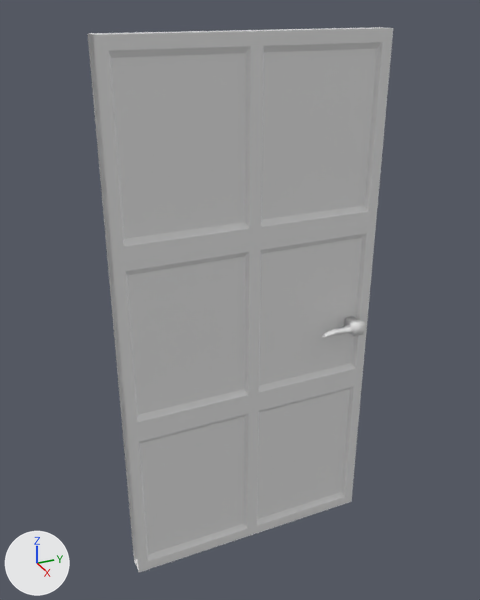
The FBX model Assets/Assets/Models/Door/Door.fbx as it was, and as the next commit left it.
Camera for both pictures: a 50 mm camera at (4.0, -0.88, 4.19) aimed at (-0.09, 0.96, 2.15). Every picture has the same lights, and +X, +Y and +Z are marked at lower left. Where no turn or scale is listed for an object, it has been applied to the vertices. Vertices at the same position are counted once.
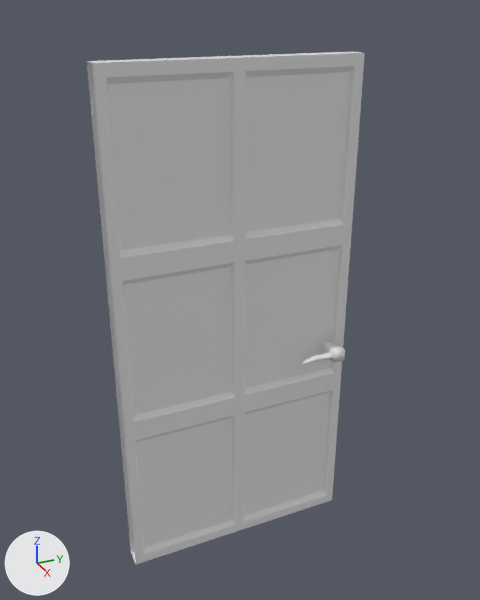
Where the change shows, as pixel boxes (x1, y1, x2, y2) in the pictures (480 x 600 px):
'Cube', mesh rescaled, moved (9% narrower): before (88, 27, 393, 572); after (87, 51, 365, 564)
'Cube.001', moved: before (322, 316, 365, 338); after (302, 341, 345, 365)

What changed in the scene script:
```text
Change me_cube_002:
    where me_cube_002.from_pydata(...)  # 64 vertices, 57 faces; spans x -0.07..0.07, y 0.0..2.0, z -2.0..2.0
    used by ob_cube; location = (0.0, 0.0, 2.0)
    me_cube_002 part 1: the whole mesh is scaled about its middle by (1, 0.92, 0.957), then moved by (-0.07, -0.08, 1.91)
Change ob_cube:
    ob_cube.location: (0.0, 0.0, 2.0) -> (0.0, 0.0, 0.019)
Change ob_cube_001:
    ob_cube_001.location: (0.072, 1.844, 1.852) -> (0.072, 1.678, 1.659)
```
